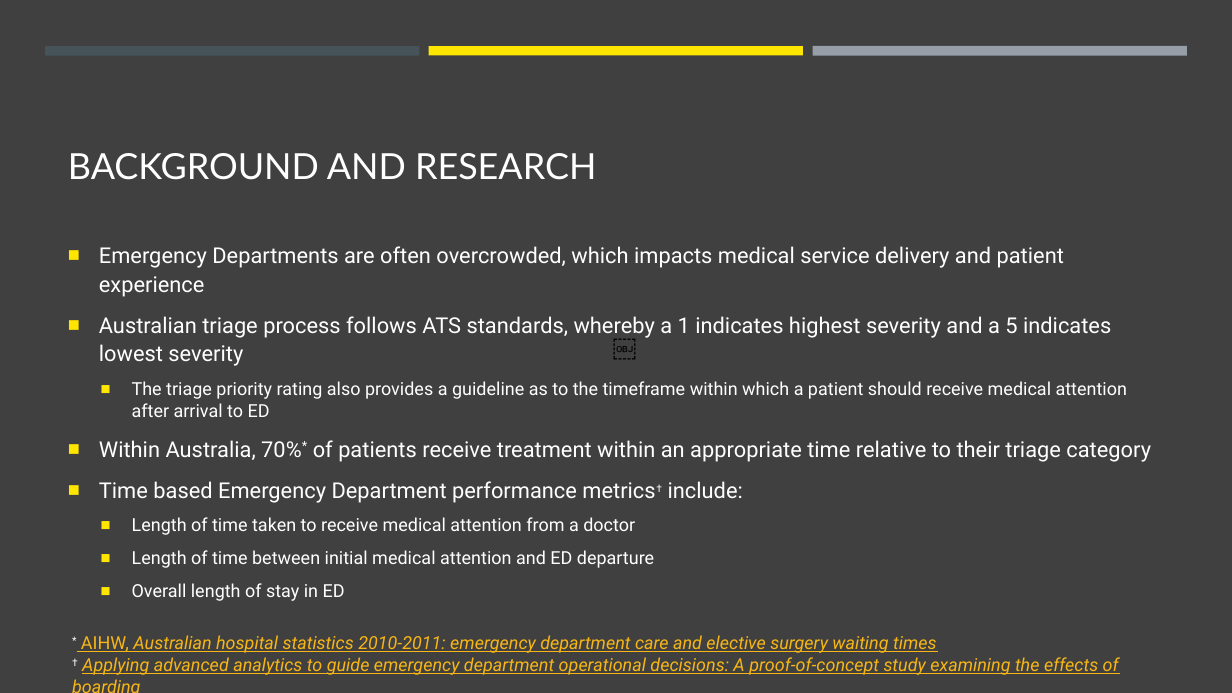
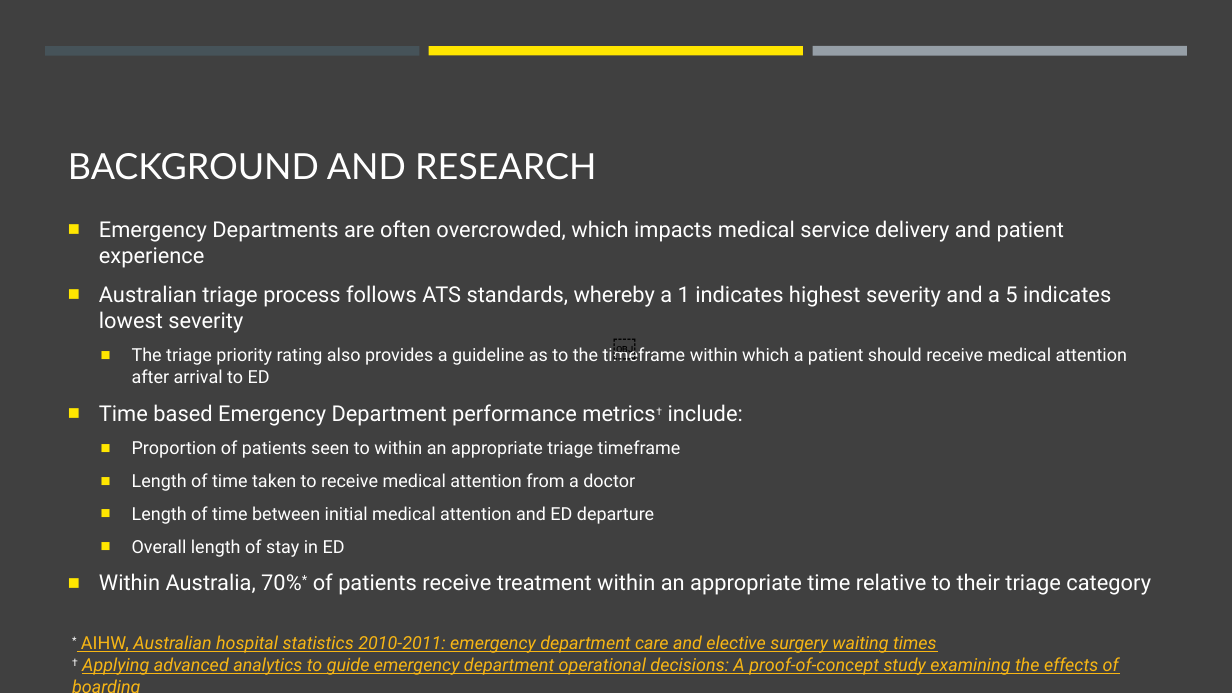
Before and after one commit to jasonnguyen3697/EY_DataChallenge, a slide deck: slide 3 of stuff.pptx. Drawn at 1232x693 pixels with LibreOffice and Linux fonts; fonts in the diff are those of the drawing. Boxes give left, top, right and bottom in pixels: in the first picture for what was removed or moved away, otherwise in the second. Text is boxed around its words. In the diff, an @@ line names an element or a change of style, - is before the commit and + after.

```diff
--- a/stuff.pptx
+++ b/stuff.pptx
@@ text at bbox=[99, 220, 1111, 426]: line spacing 1.1 to 1 @@
@@ text at bbox=[99, 440, 1151, 462]: paragraph removed @@
-■ Within Australia, 70%* of patients receive treatment within an appropriate time relative to their triage category
@@ text at bbox=[132, 440, 681, 458]: paragraph added @@
+  ■ Proportion of patients seen to within an appropriate triage timeframe
@@ text at bbox=[99, 573, 1151, 595]: paragraph added @@
+■ Within Australia, 70%* of patients receive treatment within an appropriate time relative to their triage category
```
Also in this commit, not shown: 10 other slides changed, 1 slide added, 3 slides removed.
